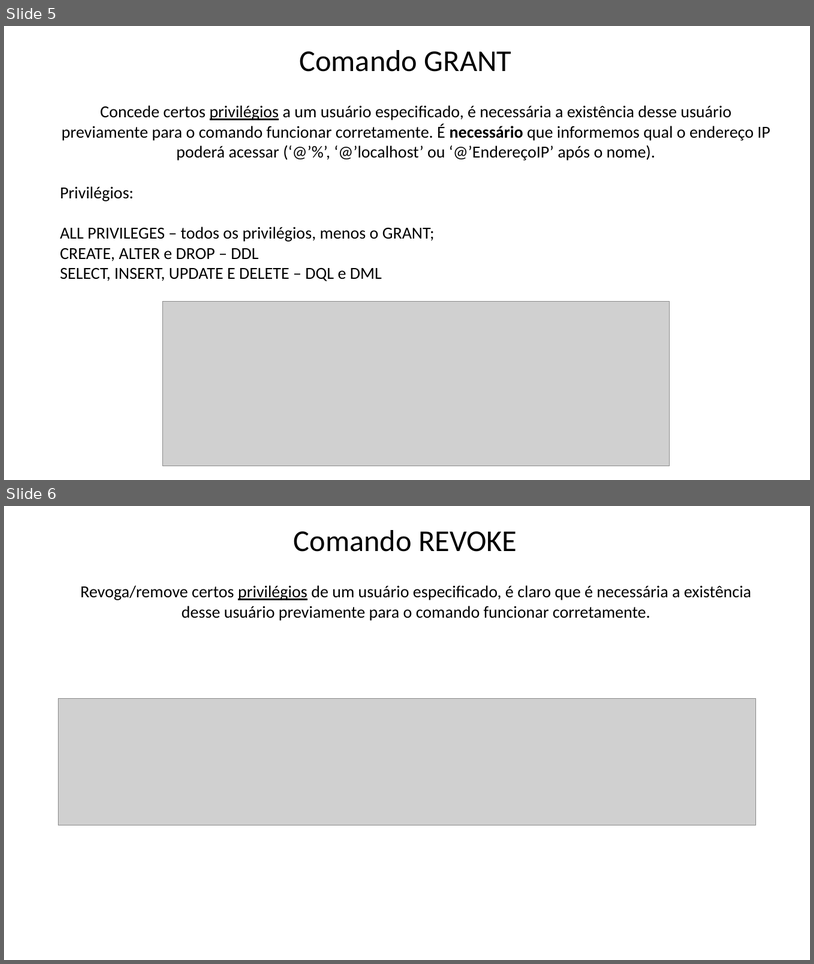
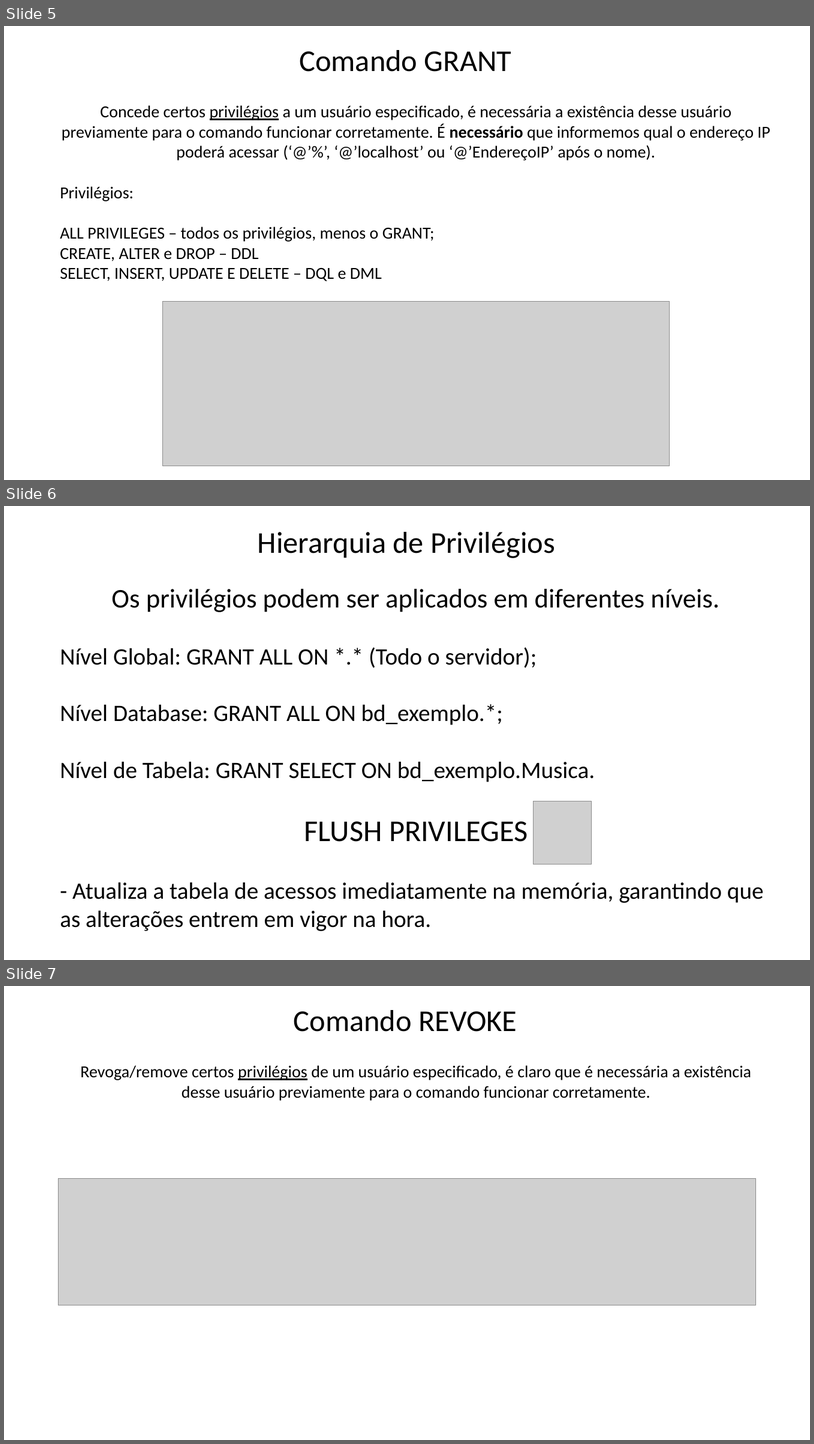
Before and after one commit to Felipe-Tagawa/C07-Monitoria, a slide deck: Aula 06/ComandosDCL.pptx. Shown one above the other, each under a label of ours: slides 5 and 6 before the commit, slides 5, 6 and 7 after it. The pictures are 814x964 and 814x1444 pixels, drawn with LibreOffice and Linux fonts; fonts in the diff are those of the drawing; grey boxes stand for pictures; background and template pictures are left out. Boxes give left, top, right and bottom in pixels: in the first picture for what was removed or moved away, otherwise in the second. Text is boxed around its words. In the diff, an @@ line names an element or a change of style, - is before the commit and + after.

```diff
--- a/Aula 06/ComandosDCL.pptx
+++ b/Aula 06/ComandosDCL.pptx
@@ slide 6 added at (x1=4, y1=506, x2=810, y2=960), background picture (left out) @@
@@ text added at (x1=258, y1=532, x2=555, y2=558), 36 pt, text #000000 @@
+Hierarquia de Privilégios
@@ text added at (x1=60, y1=589, x2=764, y2=931), 28 pt, text #000000 @@
+Os privilégios podem ser aplicados em diferentes níveis.
+Nível Global: GRANT ALL ON *.* (Todo o servidor);
+Nível Database: GRANT ALL ON bd_exemplo.*;
+Nível de Tabela: GRANT SELECT ON bd_exemplo.Musica.
+FLUSH PRIVILEGES
+- Atualiza a tabela de acessos imediatamente na memória, garantindo que as alterações entrem em vigor na hora.
@@ picture added at (x1=533, y1=801, x2=591, y2=864) @@
@@ what was slide 6 is now slide 7 @@
```
Also in this commit, not shown: 1 other file.
